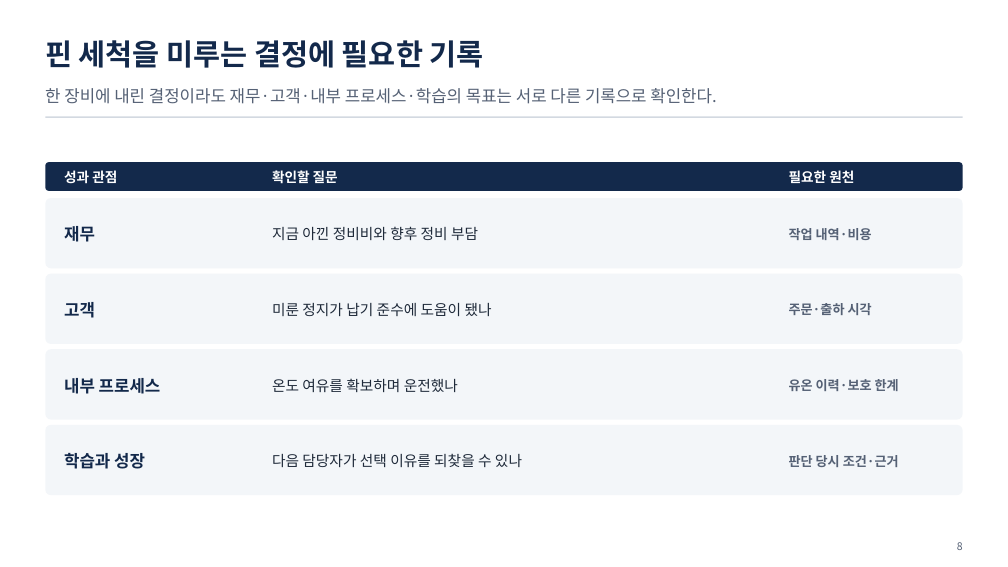
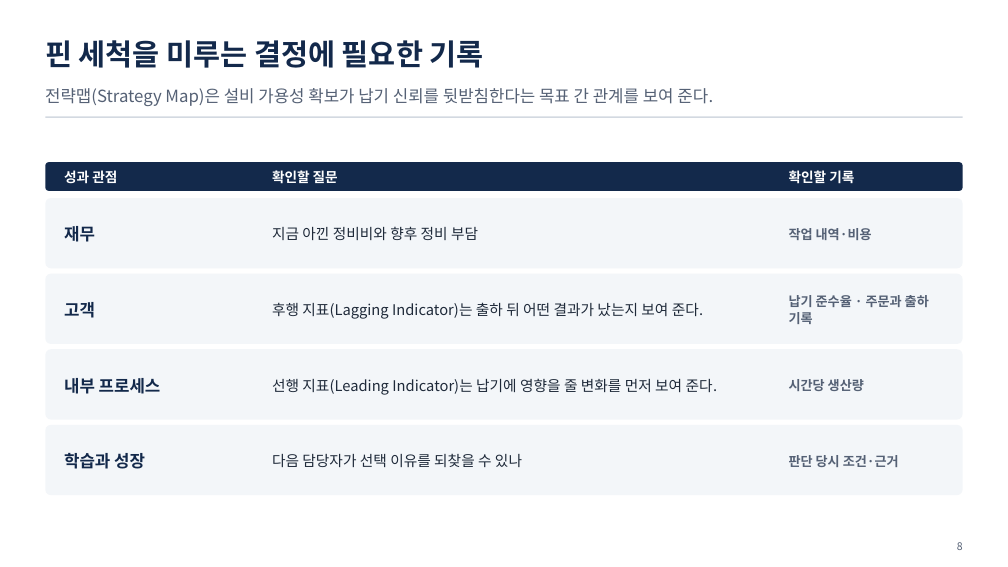
Before and after one commit to uengine-oss/hyd-iot-edu, a slide deck: slide 8 of workspace/강의제작/산출물/실전반/이론/03회차/실전반_03일차.pptx. Drawn at 1008x567 pixels with LibreOffice and Linux fonts; fonts in the diff are those of the drawing. Boxes give left, top, right and bottom in pixels: in the first picture for what was removed or moved away, otherwise in the second. Text is boxed around its words. In the diff, an @@ line names an element or a change of style, - is before the commit and + after.

Commit message:
실전 3회차 정비 판단에 전략맵과 선행·후행 지표를 잇고 품질 손실 계산을 명확히 함

```diff
--- a/workspace/강의제작/산출물/실전반/이론/03회차/실전반_03일차.pptx
+++ b/workspace/강의제작/산출물/실전반/이론/03회차/실전반_03일차.pptx
@@ text at (45, 88, 713, 106): text changed @@
-한 장비에 내린 결정이라도 재무·고객·내부 프로세스·학습의 목표는 서로 다른 기록으로 확인한다.
+전략맵(Strategy Map)은 설비 가용성 확보가 납기 신뢰를 뒷받침한다는 목표 간 관계를 보여 준다.
@@ text at (789, 170, 854, 184): text changed @@
-필요한 원천
+확인할 기록
@@ text at (789, 295, 929, 324): text changed @@
-주문·출하 시각
+납기 준수율 · 주문과 출하 기록
@@ text at (272, 302, 703, 319): text changed @@
-미룬 정지가 납기 준수에 도움이 됐나
+후행 지표(Lagging Indicator)는 출하 뒤 어떤 결과가 났는지 보여 준다.
@@ text at (272, 378, 718, 395): text changed @@
-온도 여유를 확보하며 운전했나
+선행 지표(Leading Indicator)는 납기에 영향을 줄 변화를 먼저 보여 준다.
@@ text at (789, 379, 864, 391): text changed @@
-유온 이력·보호 한계
+시간당 생산량
```
Also in this commit, not shown: 2 other slides changed, 2 other files.
